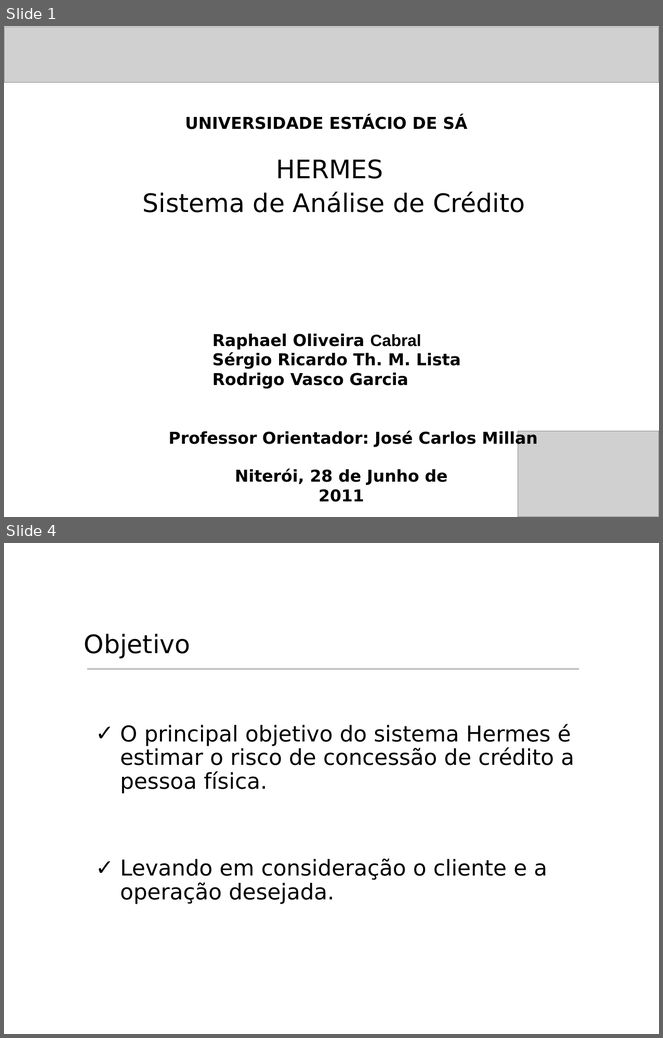
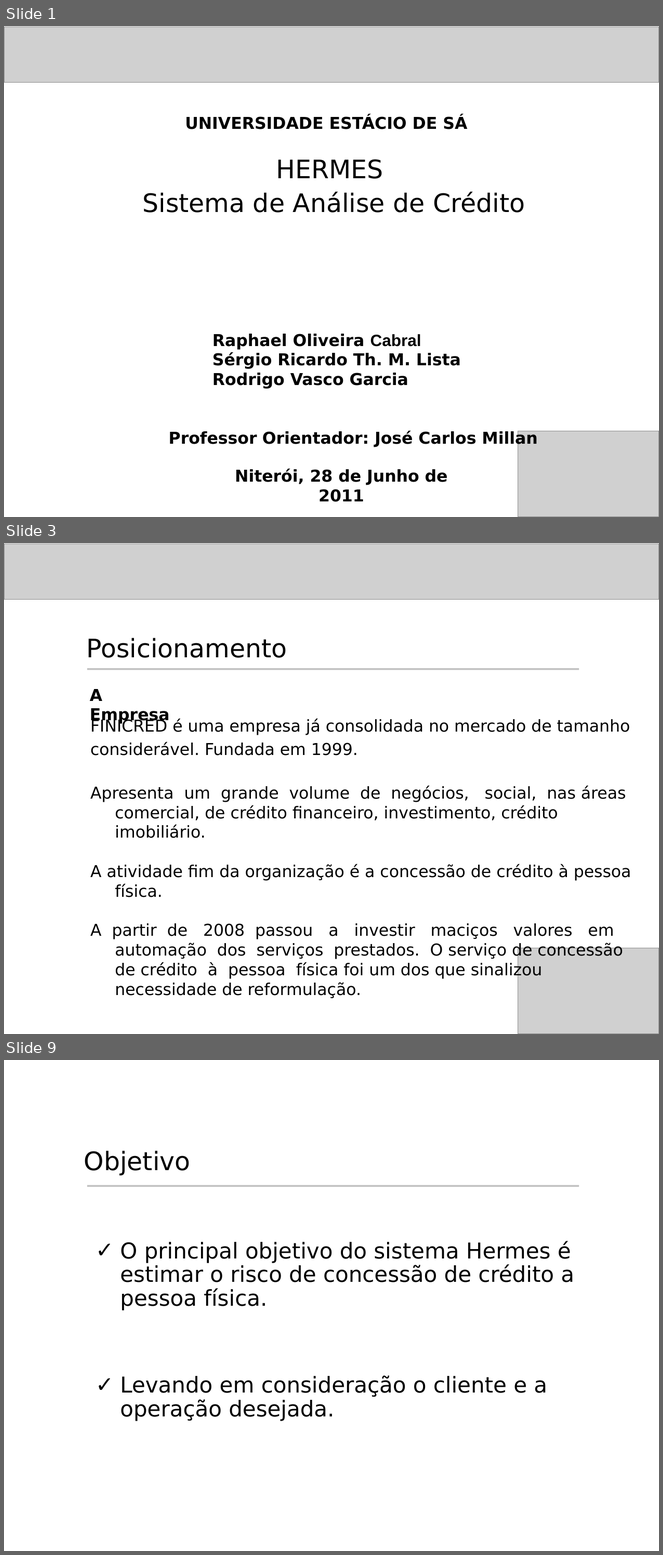
Before and after one commit to rcabral/creditanalyst, a slide deck: Apresentacao_Hermes/Apresentacao_Hermes.ppt. Shown one above the other, each under a label of ours: slides 1 and 4 before the commit, slides 1, 3 and 9 after it; the slides between them are not shown. The pictures are 663x1038 and 663x1555 pixels, drawn with LibreOffice and Linux fonts; fonts in the diff are those of the drawing; grey boxes stand for pictures; background and template pictures are left out. Boxes give left, top, right and bottom in pixels: in the first picture for what was removed or moved away, otherwise in the second. Text is boxed around its words. In the diff, an @@ line names an element or a change of style, - is before the commit and + after.

Commit message:
Inclusão na apresentação de slides que falam da empresa Finicred e problemas encontrados, motivação etc, conforma convrsamos ontem.

```diff
--- a/Apresentacao_Hermes/Apresentacao_Hermes.ppt
+++ b/Apresentacao_Hermes/Apresentacao_Hermes.ppt
@@ slide 3 added at <box>4,543,659,1034</box>, background #FFFFFF @@
@@ picture added at <box>4,544,659,599</box> @@
@@ text added at <box>87,638,287,658</box>, 28 pt, text #000000 @@
+Posicionamento
@@ line added from (87, 669) to (579, 669), #C0C0C0 2.01 pt @@
@@ text added at <box>90,689,170,724</box>, 18 pt, text #000000, bold @@
+A Empresa
@@ text added at <box>90,718,632,999</box>, 18 pt, text #000000 @@
+FINICRED é uma empresa já consolidada no mercado de tamanho
+considerável. Fundada em 1999.
+Apresenta um grande volume de negócios, social, nas áreas comercial, de crédito financeiro, investimento, crédito imobiliário.
+A atividade fim da organização é a concessão de crédito à pessoa física.
+A partir de 2008 passou a investir maciços valores em automação dos serviços prestados. O serviço de concessão de crédito à pessoa física foi um dos que sinalizou necessidade de reformulação.
@@ picture added at <box>518,949,659,1034</box> @@
@@ what was slide 4 is now slide 9 @@
```
Also in this commit, not shown: 4 slides changed, 4 other slides added.
